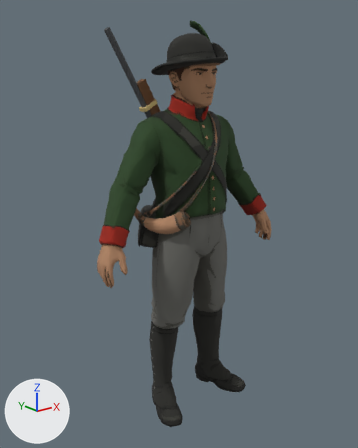
Two versions of the glTF model assets/tropa/tirador3d/tirador_animado.glb, one commit apart.
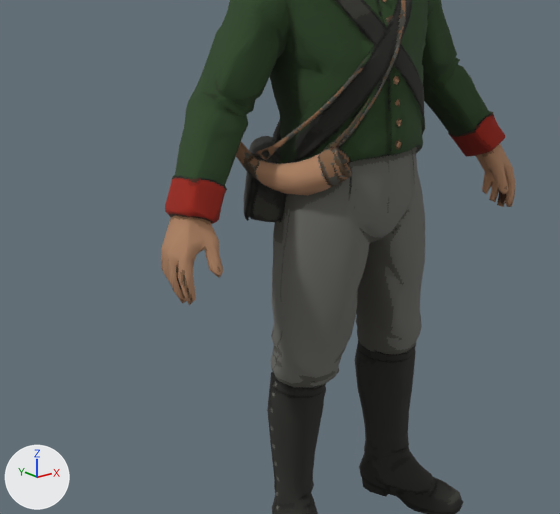
Each version is shown whole from a 50 mm camera at (-0.792, -0.944, 0.892) aimed at (-0.105, -0.086, 0.548), then close up on the part from 5% to 82% of the width and 31% to 87% of the height. Arrows for +X, +Y and +Z are at lower left; the lights stay in place. The first two pictures are the older version. Where no turn or scale is listed for an object, it has been applied to the vertices. Vertices at exactly the same position are counted once.

The first close-up shows 'tripo_node_a41fcc69-ff9a-44eb-b478-dd2bba95665b'.
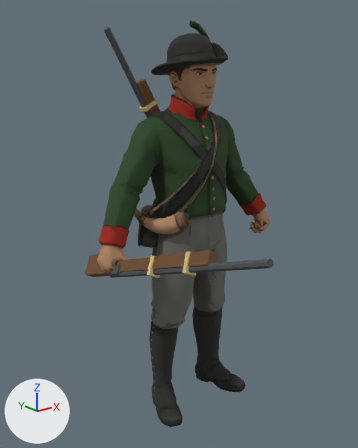
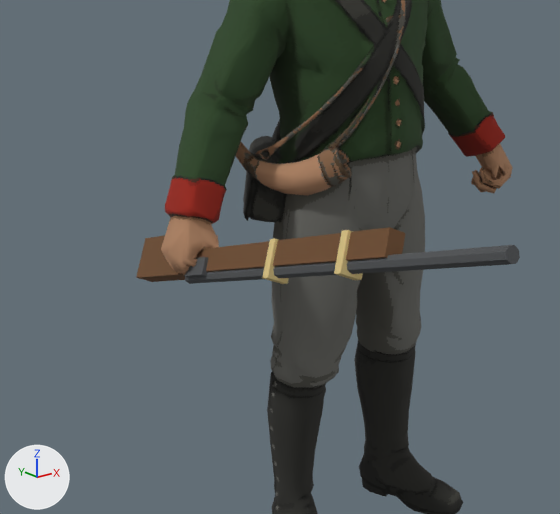
What changed in the scene script:
```text
Change me_tripo_mesh_a41fcc69_ff9a_44eb_b478_dd2bba95665b:
    used by ob_tripo_node_a41fcc69_ff9a_44eb_b478_dd2bba95665b; location = (0.0, 0.0, 0.0)
    remove me_tripo_mesh_a41fcc69_ff9a_44eb_b478_dd2bba95665b.from_pydata(...)  # 3924 vertices, 7852 faces; spans x -0.281..0.281, y -0.103..0.103, z 0.0..1.0
    add me_tripo_mesh_a41fcc69_ff9a_44eb_b478_dd2bba95665b.from_pydata(...)  # 3924 vertices, 7852 faces; spans x -0.278..0.278, y -0.103..0.103, z 0.0..1.0
    me_tripo_mesh_a41fcc69_ff9a_44eb_b478_dd2bba95665b part 1: 79 of 3924 vertices moved; they spanned x -0.281..-0.227, y -0.06..0.008, z 0.412..0.475 and now span x -0.278..-0.225, y -0.049..0.012, z 0.435..0.49; mean shift (0.02, 0.005, 0.012); largest move (-0.267, -0.041, 0.415) -> (-0.23, -0.017, 0.478)
    me_tripo_mesh_a41fcc69_ff9a_44eb_b478_dd2bba95665b part 2: 67 of 3924 vertices moved; they spanned x 0.227..0.281, y -0.059..0.009, z 0.412..0.467 and now span x 0.223..0.269, y -0.052..0.011, z 0.435..0.494; mean shift (-0.02, 0.007, 0.017); largest move (0.266, -0.044, 0.417) -> (0.224, -0.019, 0.477)
Add me_cube_006:
    me_cube_006.from_pydata(...)  # 56 vertices, 88 faces; spans x -0.025..0.024, y -0.59..0.011, z -0.021..0.207
    # faces by material slot: [24, 40, 24]
    me_cube_006.materials.append(mat_madera)  # brown #6f4d30
    me_cube_006.materials.append(mat_hierro)  # dark grey #505255
    me_cube_006.materials.append(mat_bronce)  # yellow #d8c284
Add ob_mosquete_mano:
    ob_mosquete_mano = bpy.data.objects.new('mosquete_mano', me_cube_006)
    ob_mosquete_mano.location = (-0.241, 0.1, 0.412)
```

Boxes [x1, y1, x2, y2] around the edits, measured in the close-ups (560 x 514 px; the box of a moved part takes in the faces that stretch with it):
'tripo_node_a41fcc69-ff9a-44eb-b478-dd2bba95665b', reshaped: before [161, 0, 515, 514]; after [161, 0, 513, 514]
'mosquete_mano', added: after [136, 227, 520, 284]
    faces in mat_madera (brown #6f4d30): [136, 227, 405, 282]
    faces in mat_hierro (dark grey #505255): [184, 245, 520, 284]
    faces in mat_bronce (yellow #d8c284): [262, 230, 363, 284]
part 1 of me_tripo_mesh_a41fcc69_ff9a_44eb_b478_dd2bba95665b, moved or reshaped: before [161, 228, 223, 305]; after [161, 228, 218, 275]
part 2 of me_tripo_mesh_a41fcc69_ff9a_44eb_b478_dd2bba95665b, moved or reshaped: before [482, 160, 515, 207]; after [471, 159, 513, 194]
